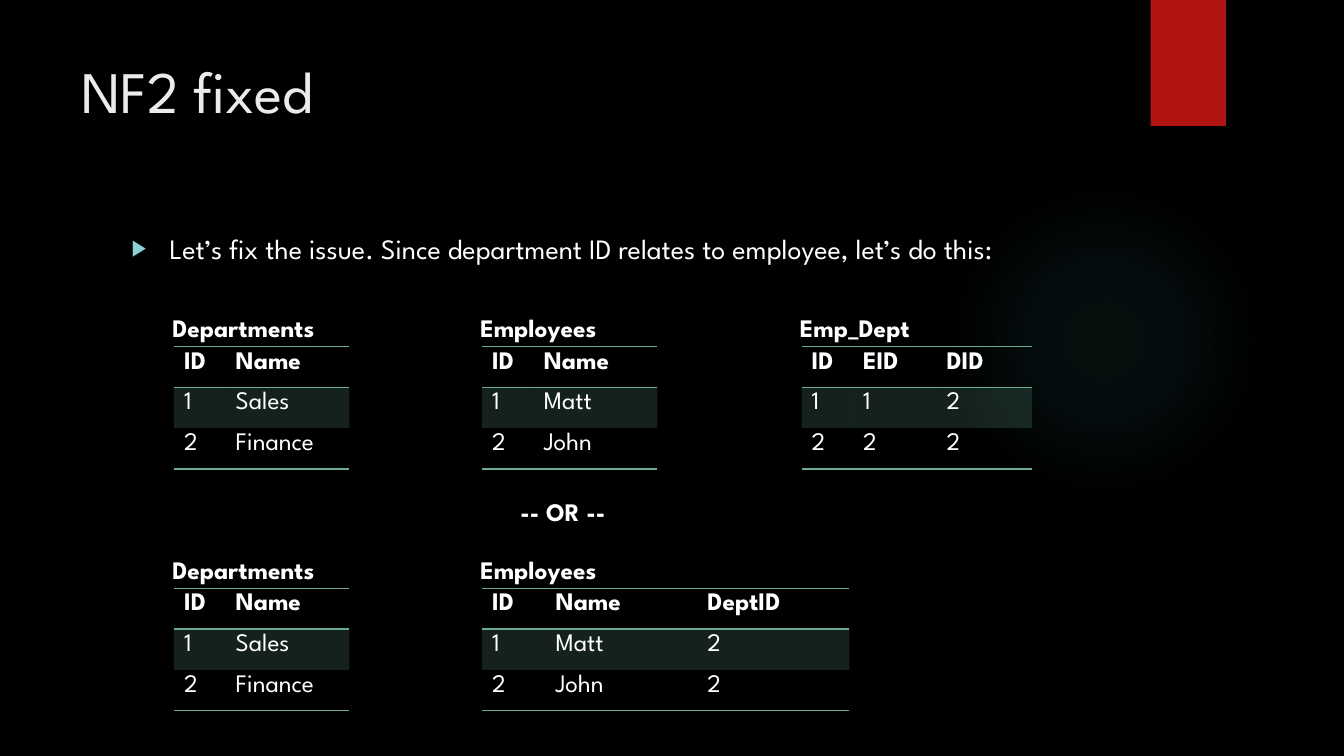
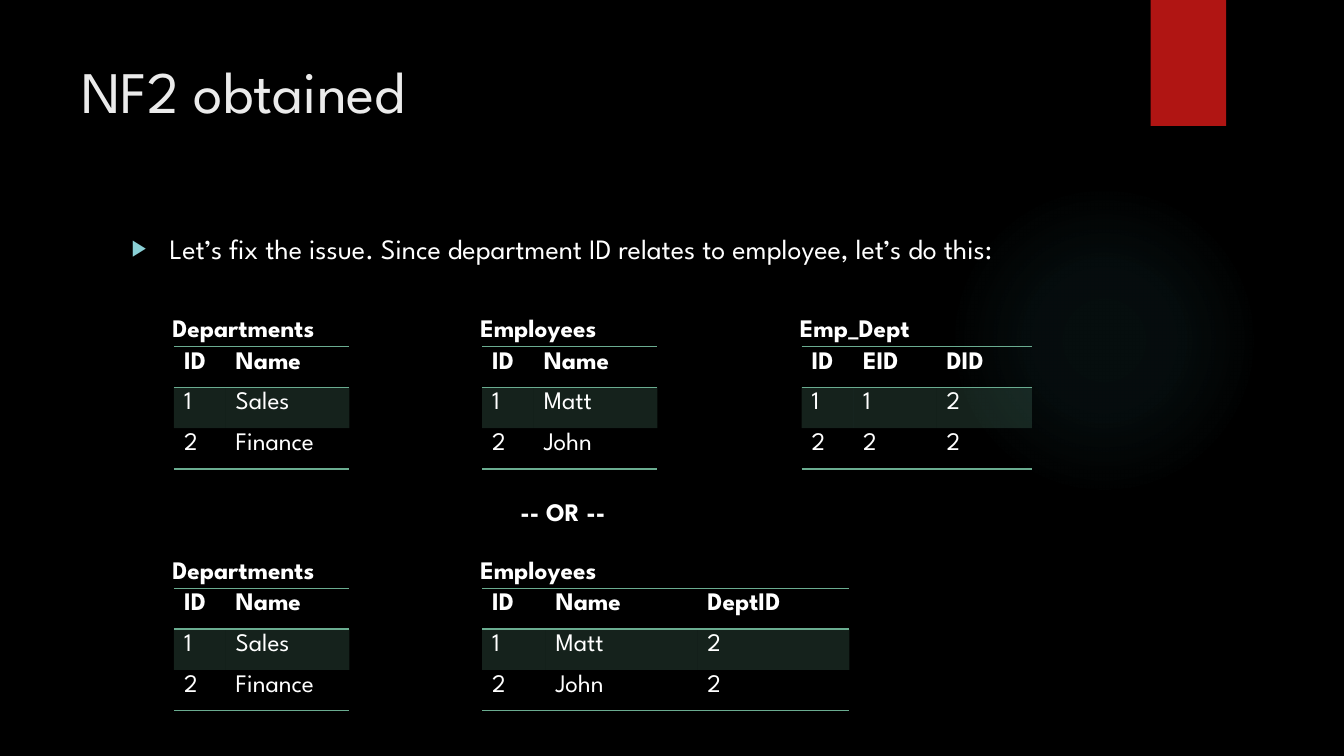
Before and after one commit to zedfoxus/database-bootcamp, a slide deck: slide 23 of Presentation/Database-Bootcamp-Presentation.pptx. Drawn at 1344x756 pixels with LibreOffice and Linux fonts; fonts in the diff are those of the drawing; background and template pictures are left out. Boxes give left, top, right and bottom in pixels: in the first picture for what was removed or moved away, otherwise in the second. Text is boxed around its words. In the diff, an @@ line names an element or a change of style, - is before the commit and + after.

```diff
--- a/Presentation/Database-Bootcamp-Presentation.pptx
+++ b/Presentation/Database-Bootcamp-Presentation.pptx
@@ title at (x1=81, y1=72, x2=406, y2=114): text changed @@
-NF2 fixed
+NF2 obtained
```
Also in this commit, not shown: 5 other slides changed, 4 slides added.
